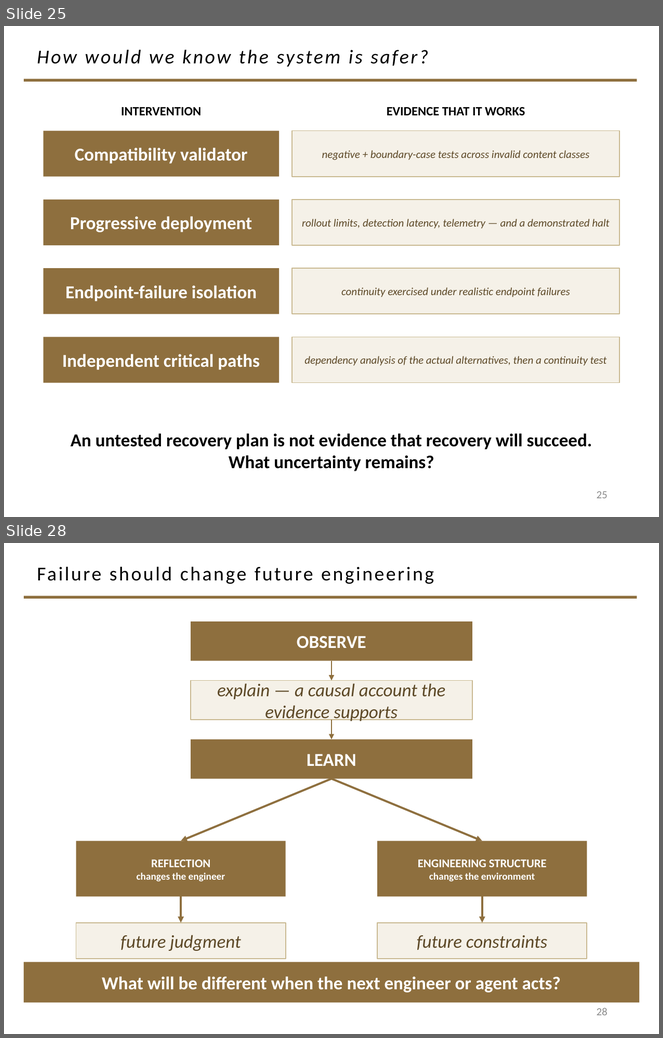
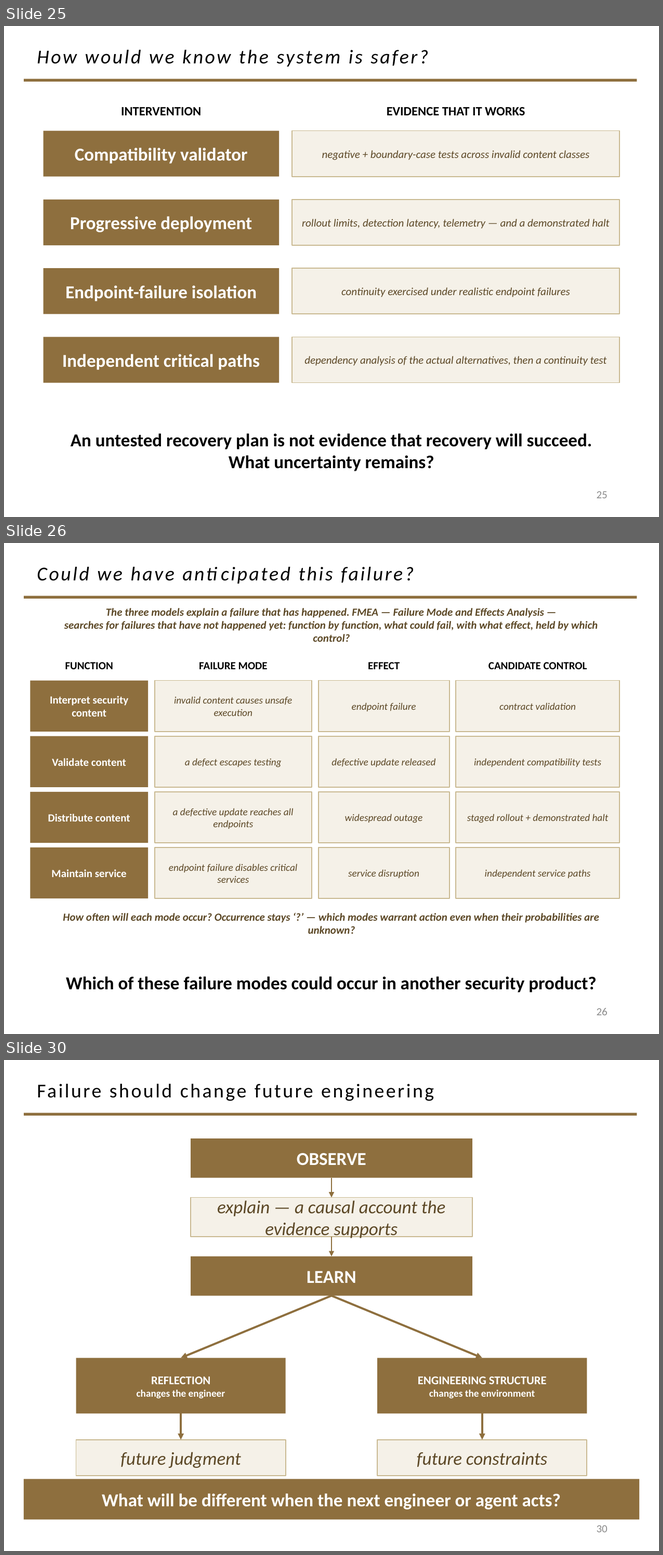
Before and after one commit to davisjam/model-based-agentic-software-engineering, a slide deck: book/_design/2-4-redux-build/2-4-redux-WIP.pptx. Shown one above the other, each under a label of ours: slides 25 and 28 before the commit, slides 25, 26 and 30 after it; the slides between them are not shown. The pictures are 663x1038 and 663x1555 pixels, drawn with LibreOffice and Linux fonts; fonts in the diff are those of the drawing; background and template pictures are left out. Boxes give left, top, right and bottom in pixels: in the first picture for what was removed or moved away, otherwise in the second. Text is boxed around its words. In the diff, an @@ line names an element or a change of style, - is before the commit and + after.

```diff
--- a/book/_design/2-4-redux-build/2-4-redux-WIP.pptx
+++ b/book/_design/2-4-redux-build/2-4-redux-WIP.pptx
@@ slide 26 added at [4, 543, 659, 1034], background #FFFFFF; not listed: 1 template element that a slide beside it also shows @@
@@ title added at [37, 566, 414, 583], 21.6 pt, text #000000, italic @@
+Could we have anticipated this failure?
@@ text added at [64, 608, 598, 642], 12 pt, text #5C4826, bold, italic @@
+The three models explain a failure that has happened. FMEA — Failure Mode and Effects Analysis —
+searches for failures that have not happened yet: function by function, what could fail, with what effect, held by which control?
@@ text added at [65, 662, 113, 669], 12 pt, text #000000, bold @@
+FUNCTION
@@ text added at [199, 662, 268, 669], 12 pt, text #000000, bold @@
+FAILURE MODE
@@ text added at [368, 662, 400, 669], 12 pt, text #000000, bold @@
+EFFECT
@@ text added at [489, 662, 587, 669], 12 pt, text #000000, bold @@
+CANDIDATE CONTROL
@@ rectangle added at [30, 681, 148, 732], fill #8E6F3E, 12 pt, text #FFFFFF, bold @@
+Interpret security content
@@ rectangle added at [155, 681, 312, 732], fill #F5F1E8, outline #C9B991 1 pt, 11 pt, text #5C4826, italic @@
+invalid content causes unsafe execution
@@ rectangle added at [319, 681, 450, 732], fill #F5F1E8, outline #C9B991 1 pt, 11 pt, text #5C4826, italic @@
+endpoint failure
@@ rectangle added at [456, 681, 620, 732], fill #F5F1E8, outline #C9B991 1 pt, 11 pt, text #5C4826, italic @@
+contract validation
@@ rectangle added at [30, 736, 148, 787], fill #8E6F3E, 12 pt, text #FFFFFF, bold @@
+Validate content
@@ rectangle added at [155, 736, 312, 787], fill #F5F1E8, outline #C9B991 1 pt, 11 pt, text #5C4826, italic @@
+a defect escapes testing
@@ rectangle added at [319, 736, 450, 787], fill #F5F1E8, outline #C9B991 1 pt, 11 pt, text #5C4826, italic @@
+defective update released
@@ rectangle added at [456, 736, 620, 787], fill #F5F1E8, outline #C9B991 1 pt, 11 pt, text #5C4826, italic @@
+independent compatibility tests
@@ rectangle added at [30, 792, 148, 843], fill #8E6F3E, 12 pt, text #FFFFFF, bold @@
+Distribute content
@@ rectangle added at [155, 792, 312, 843], fill #F5F1E8, outline #C9B991 1 pt, 11 pt, text #5C4826, italic @@
+a defective update reaches all endpoints
@@ rectangle added at [319, 792, 450, 843], fill #F5F1E8, outline #C9B991 1 pt, 11 pt, text #5C4826, italic @@
+widespread outage
@@ rectangle added at [456, 792, 620, 843], fill #F5F1E8, outline #C9B991 1 pt, 11 pt, text #5C4826, italic @@
+staged rollout + demonstrated halt
@@ rectangle added at [30, 848, 148, 899], fill #8E6F3E, 12 pt, text #FFFFFF, bold @@
+Maintain service
@@ rectangle added at [155, 848, 312, 899], fill #F5F1E8, outline #C9B991 1 pt, 11 pt, text #5C4826, italic @@
+endpoint failure disables critical services
@@ rectangle added at [319, 848, 450, 899], fill #F5F1E8, outline #C9B991 1 pt, 11 pt, text #5C4826, italic @@
+service disruption
@@ rectangle added at [456, 848, 620, 899], fill #F5F1E8, outline #C9B991 1 pt, 11 pt, text #5C4826, italic @@
+independent service paths
@@ text added at [63, 913, 599, 934], 12 pt, text #5C4826, bold, italic @@
+How often will each mode occur? Occurrence stays ‘?’ — which modes warrant action even when their probabilities are unknown?
@@ text added at [66, 977, 596, 993], 20 pt, text #000000, bold @@
+Which of these failure modes could occur in another security product?
@@ page number added at [597, 1008, 608, 1016], 12 pt, text #8C8C8C @@
+26
@@ what was slide 28 is now slide 30 @@
@@ page number at [597, 1525, 608, 1533]: text changed @@
-28
+30
```
Also in this commit, not shown: 2 slides changed, 1 other slide added, 4 other files.
